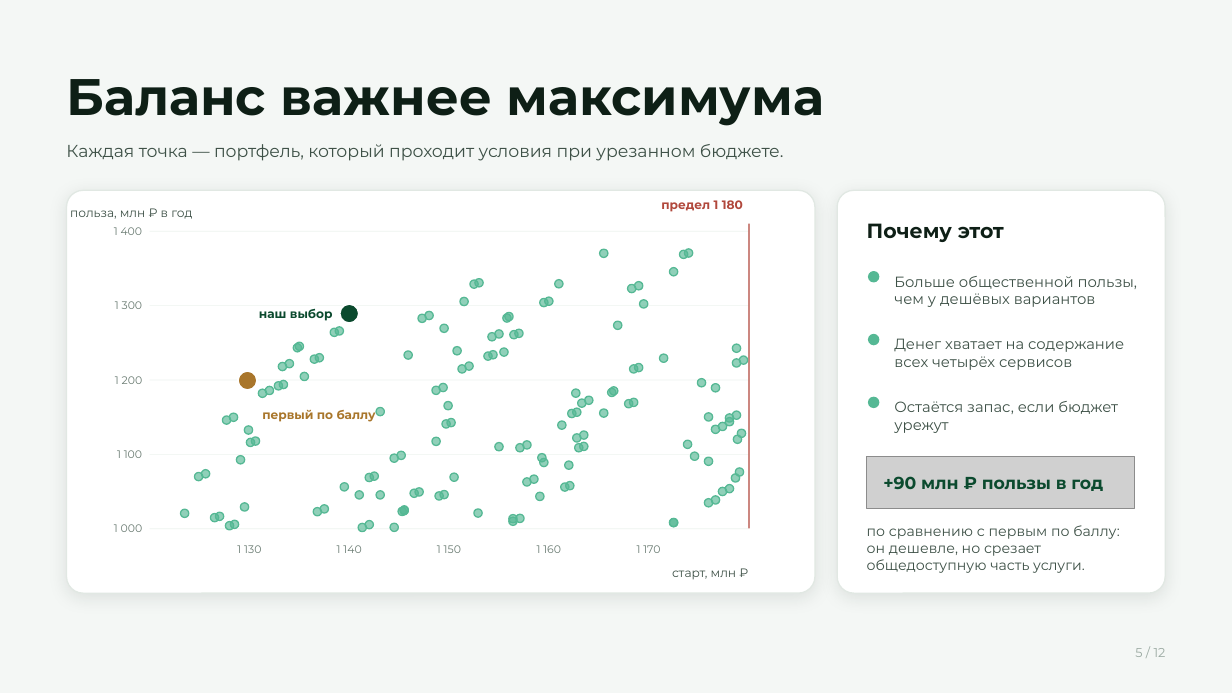
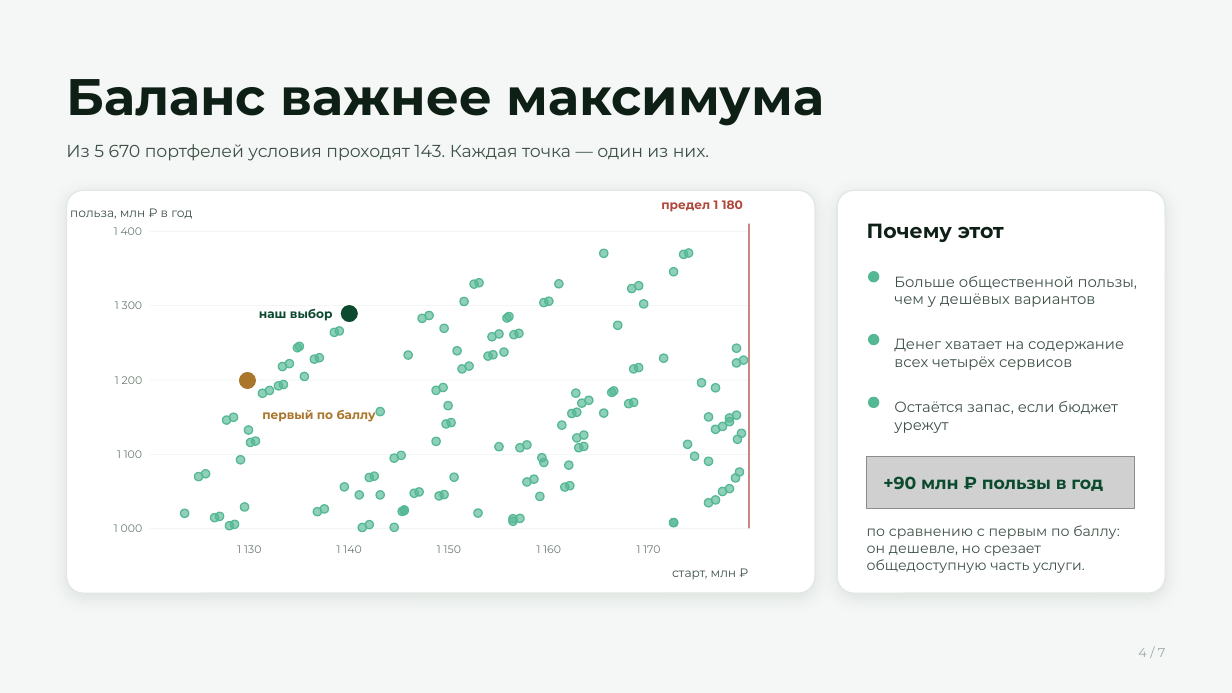
Before and after one commit to pmixay/hackathon-1109, a slide deck: slide 4 of docs/presentation/kosmo-deck.pptx (slide 5 before the commit). Drawn at 1232x693 pixels with LibreOffice and Linux fonts; fonts in the diff are those of the drawing; grey boxes stand for pictures. Boxes give left, top, right and bottom in pixels: in the first picture for what was removed or moved away, otherwise in the second. Text is boxed around its words. In the diff, an @@ line names an element or a change of style, - is before the commit and + after.

```diff
--- a/docs/presentation/kosmo-deck.pptx
+++ b/docs/presentation/kosmo-deck.pptx
@@ text at (66, 144, 709, 161): text changed @@
-Каждая точка — портфель, который проходит условия при урезанном бюджете.
+Из 5 670 портфелей условия проходят 143. Каждая точка — один из них.
@@ text at (1138, 648, 1166, 657): text changed @@
-5 / 12
+4 / 7
```
Also in this commit, not shown: 7 other slides changed, 2 slides added, 3 slides removed, 23 other files.
